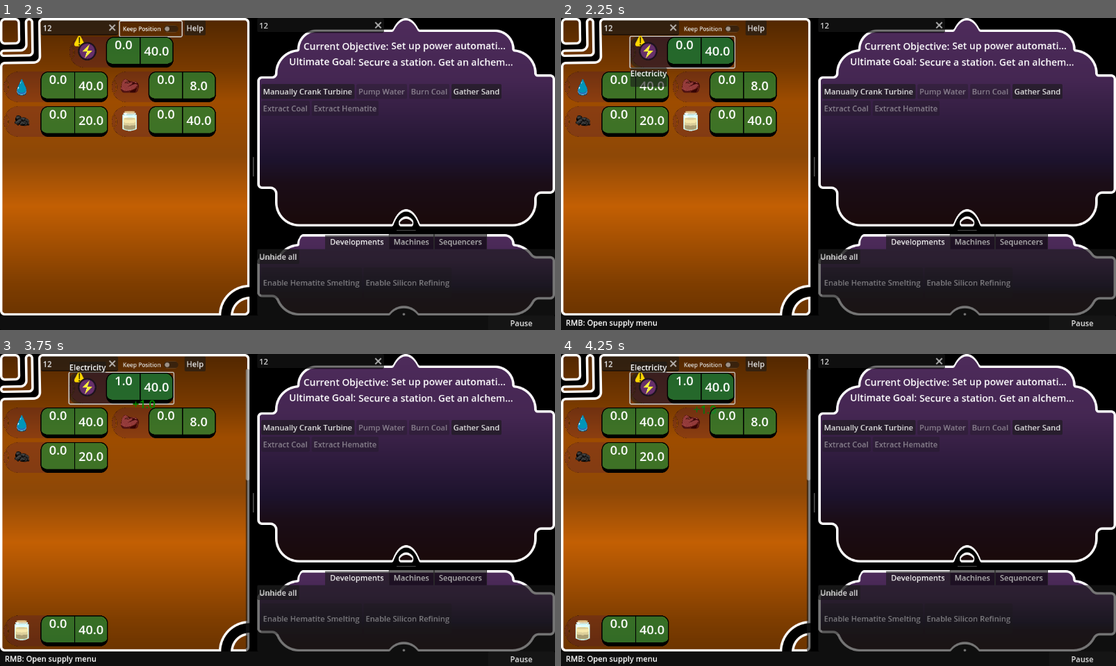
Above: before the commit, frames 1-4 (two rows, left to right).
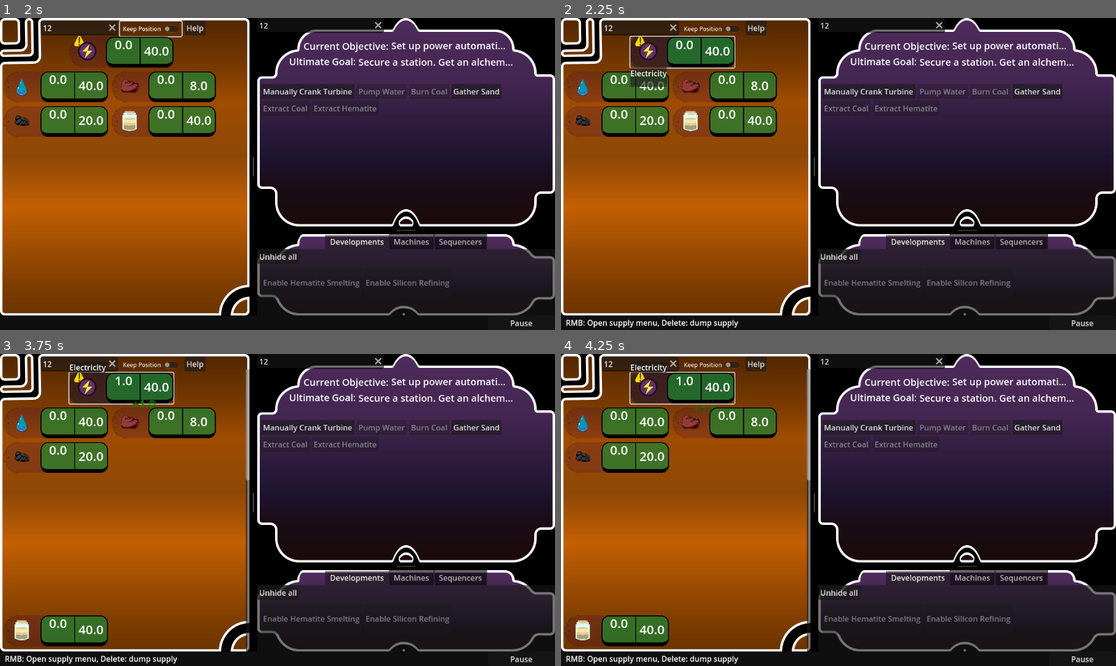
Above: after the commit, the same moments.

Repository: Carth501/The-Big-Grid
Game: Godot game, scene res://scenes/Game.tscn
Same seed, same stepped clock (60 frames per second), same inputs: the game is played once before the commit and once after it. This scene is started directly instead of the project's main scene. Sound files missing from this copy of the repository are replaced by a short silence.
Inputs (mouse positions are in pixels of both pictures, inside the frame that each line leads up to):
- Up to frame 1 (2 s): click (77, 27) at 0.52 s; type "12" at 0.6 s; click (321, 24) at 0.75 s; type "12" at 0.83 s; click "Keep Position" at 1.25 s
- Up to frame 2 (2.25 s): click "[center]0.0[/center]" at 2 s
- Up to frame 3 (3.75 s): click "Manually Crank Turbine" at 2.75 s; click "[center]1.0[/center]" at 3.5 s
- Up to frame 4 (4.25 s): no input

Frame 1 is identical in both runs. In frame 2, 0.2% of the frame differs, in the area x 17-32%, y 96-100%; in frame 3, 0.2%; in frame 4, 0.2%.

Commit message:
Add delete control to list

Diff:
--- a/scripts/display/SupplyDisplay.gd
+++ b/scripts/display/SupplyDisplay.gd
@@ -145,7 +145,7 @@
 	supply_label.move_to_supply_rect(get_global_rect())
 	var controls_display = $/root/Game/Display/Panel/ControlsLabel
 	if(controls_display != null):
-		controls_display.update_text("RMB: Open supply menu")
+		controls_display.update_text("RMB: Open supply menu, Delete: dump supply")
 
 func hide_label():
 	hovering = false
